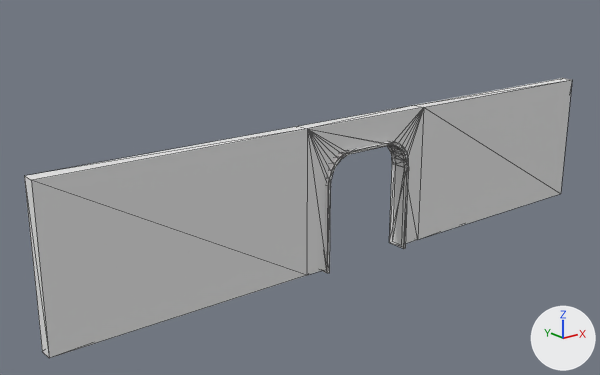
Renders of the glTF model resources/models/arch.glb from each side of a commit.
Rendered twice from a 50 mm lens placed at (-52.7, -56.2, 31.0), pointed at (-5.2, 3.1, 7.2). Arrows for +X, +Y and +Z are at lower right; the lights stay in place. Mesh edges are drawn as thin lines. Vertices at the same position are counted once.
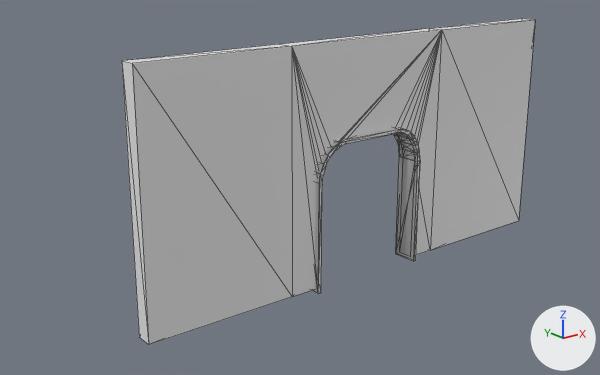
Patch to the scene script:
```diff
--- a/resources/models/arch.glb.py
+++ b/resources/models/arch.glb.py
@@ me_cube @@
 me_cube.from_pydata(...)  # 48 vertices, 92 faces; spans x -4.38..4.38, y -1.0..1.0, z -1.0..1.0
 # used by ob_cube; location = (0.0, 0.0, 7.0); scale = (7.4, 0.65, 7.0)
-me_cube.materials.append(mat_material)  # white #e7e7e7
+# me_cube part 1: all 2 vertices in x 4.38, y -1.0..1.0, z -1.0 are moved by (-1.77, 0.0, 0.0)
+# me_cube part 2: all 2 vertices in x 4.38, y -1.0..1.0, z 1.0 are moved by (-1.77, 0.0, 0.63)
+# me_cube part 3: all 4 vertices in x -1.0..1.0, y -1.0..1.0, z 1.0 are moved by (0.0, 0.0, 0.63)
+# me_cube part 4: all 2 vertices in x -4.38, y -1.0..1.0, z 1.0 are moved by (1.77, 0.0, 0.63)
@@ me_cube_002 @@
 me_cube_002.from_pydata(...)  # 64 vertices, 124 faces; spans x -1.0..1.0, y -1.0..1.0, z -1.0..1.0
 # used by ob_cube_002; location = (0.0, 0.0, 5.5); scale = (5.24, 1.05, 5.76)
+# me_cube_002 part 5: all faces are now shaded smooth (124 of 124 changed)
 me_cube_002.materials.append(mat_material_001)
@@ ob_cube @@
 ob_cube = bpy.data.objects.new('Cube', me_cube)
-ob_cube.location = (0.0, 0.0, 7.0)
-ob_cube.scale = (7.4, 0.65, 7.0)
+ob_cube.location = (0.0, 0.0, 7.19)
+ob_cube.scale = (9.26, 0.812, 8.75)
@@ ob_cube_002 @@
 ob_cube_002 = bpy.data.objects.new('Cube.002', me_cube_002)
-ob_cube_002.location = (0.0, 0.0, 5.5)
-ob_cube_002.scale = (5.24, 1.05, 5.76)
+ob_cube_002.location = (0.0, 0.0, 5.31)
+ob_cube_002.scale = (6.54, 1.31, 7.2)
```

Boxes [x1, y1, x2, y2] around the edits, measured in the pictures (600 x 375 px; the box of a moved part takes in the faces that stretch with it):
'Cube', reshaped, moved, rescaled (25% narrower, 16% taller): before [24, 78, 572, 358]; after [122, 19, 535, 345]
'Cube.002', shading changed, moved, rescaled (24% wider, 26% taller): before [322, 141, 409, 273]; after [312, 128, 420, 294]
part 1 of me_cube, moved or reshaped: before [418, 108, 560, 240]; after [431, 30, 519, 250]
part 2 of me_cube, moved or reshaped: before [416, 78, 572, 194]; after [430, 19, 535, 220]
part 3 of me_cube, moved or reshaped: before [300, 105, 424, 275]; after [283, 28, 441, 297]
part 4 of me_cube, moved or reshaped: before [24, 126, 307, 358]; after [122, 44, 292, 345]
